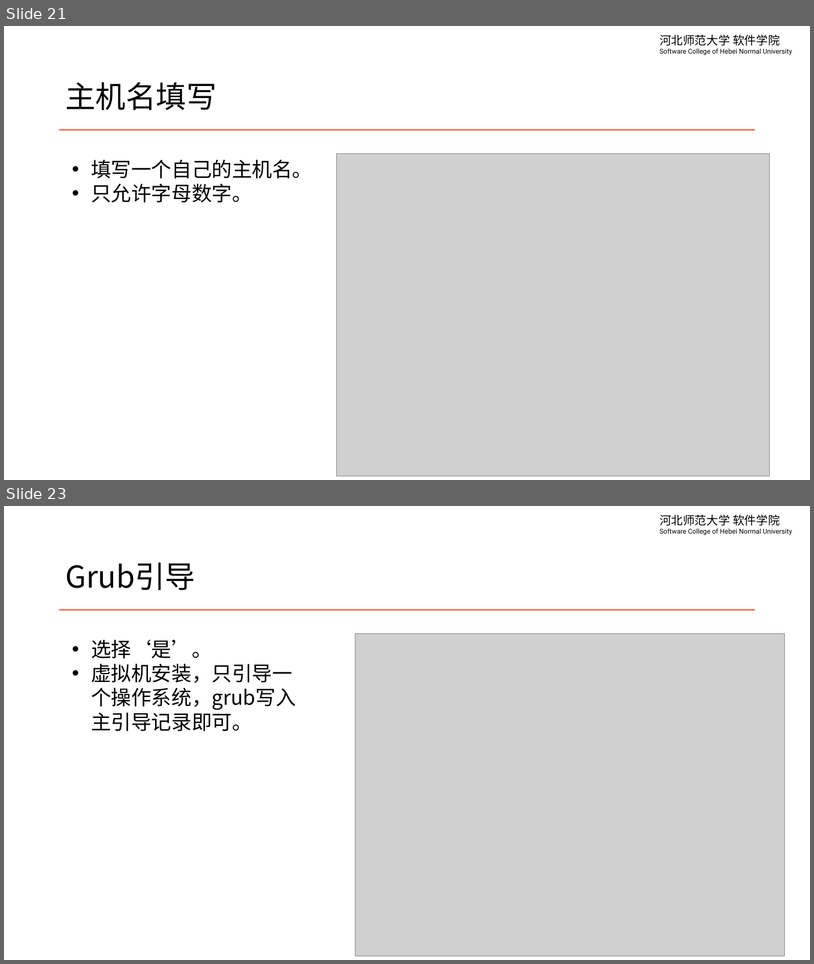
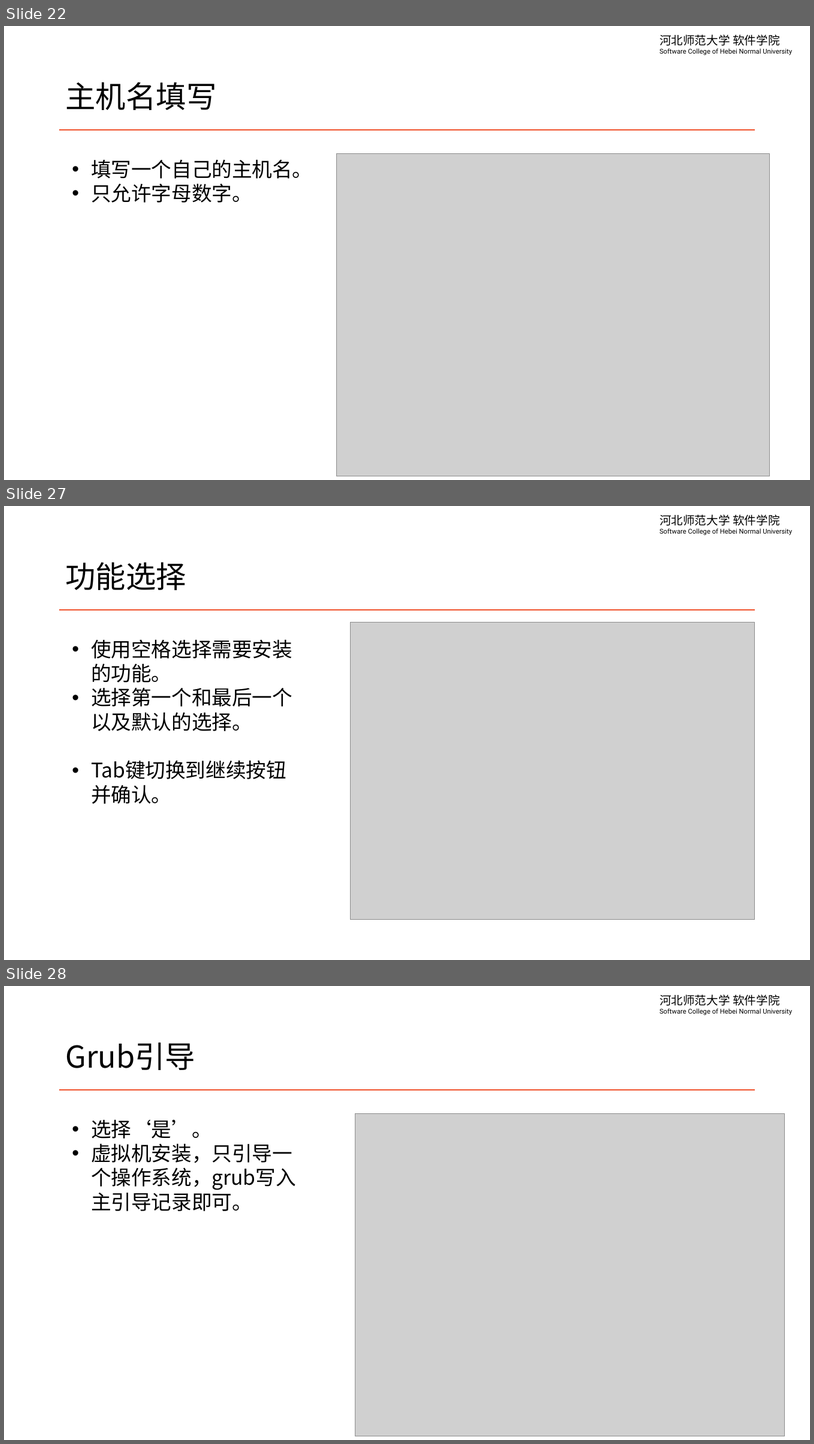
Before and after one commit to edu2act/course-linux-system, a slide deck: materials/slides/ch01-linux-history-and-install.pptx. Shown one above the other, each under a label of ours: slides 21 and 23 before the commit, slides 22, 27 and 28 after it; the slides between them are not shown. The pictures are 814x964 and 814x1444 pixels, drawn with LibreOffice and Linux fonts; fonts in the diff are those of the drawing; grey boxes stand for pictures. Boxes give left, top, right and bottom in pixels: in the first picture for what was removed or moved away, otherwise in the second. Text is boxed around its words. In the diff, an @@ line names an element or a change of style, - is before the commit and + after.

```diff
--- a/materials/slides/ch01-linux-history-and-install.pptx
+++ b/materials/slides/ch01-linux-history-and-install.pptx
@@ slide 27 added at (4,506,810,960), background #FFFFFF; not listed: 2 template elements that a slide beside it also shows @@
@@ title added at (65,562,186,590), 36 pt, text #000000 @@
+功能选择
@@ picture added at (350,622,755,919) @@
@@ text added at (91,639,293,804), 24 pt, text #000000 @@
+• 使用空格选择需要安装的功能。
+• 选择第一个和最后一个以及默认的选择。
+• Tab键切换到继续按钮并确认。
@@ what was slide 21 is now slide 22 @@
@@ what was slide 23 is now slide 28 @@
```
Also in this commit, not shown: 4 slides changed, 4 other slides added, 1 other file.
